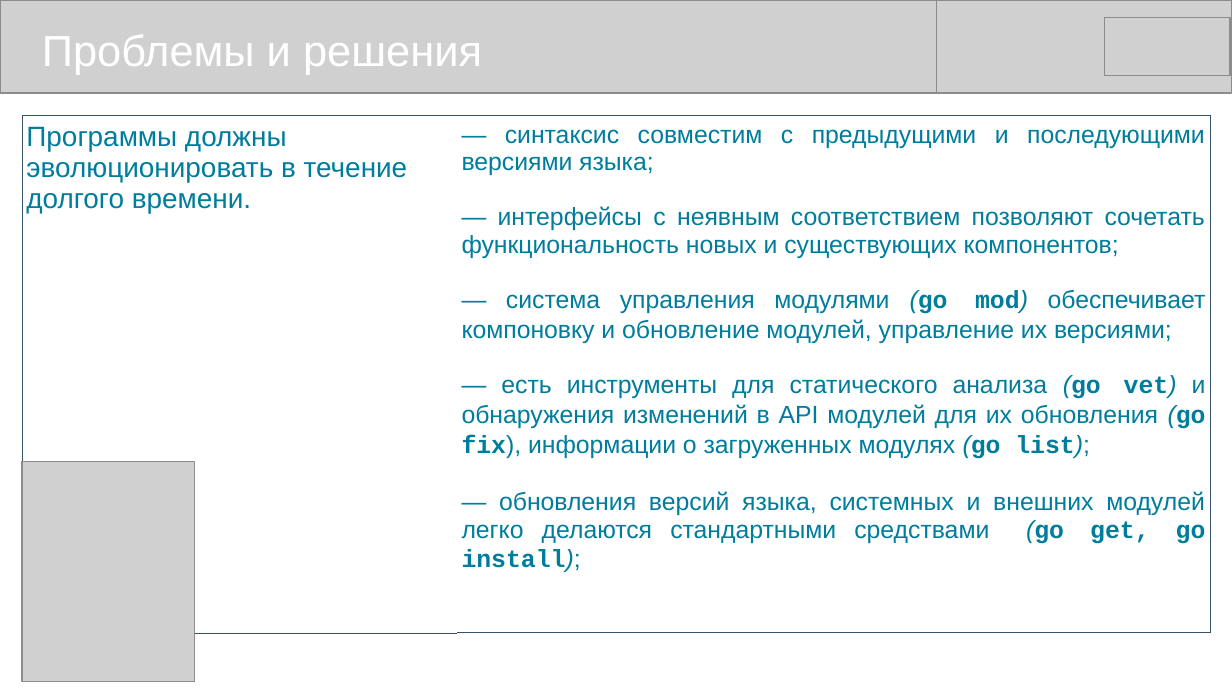
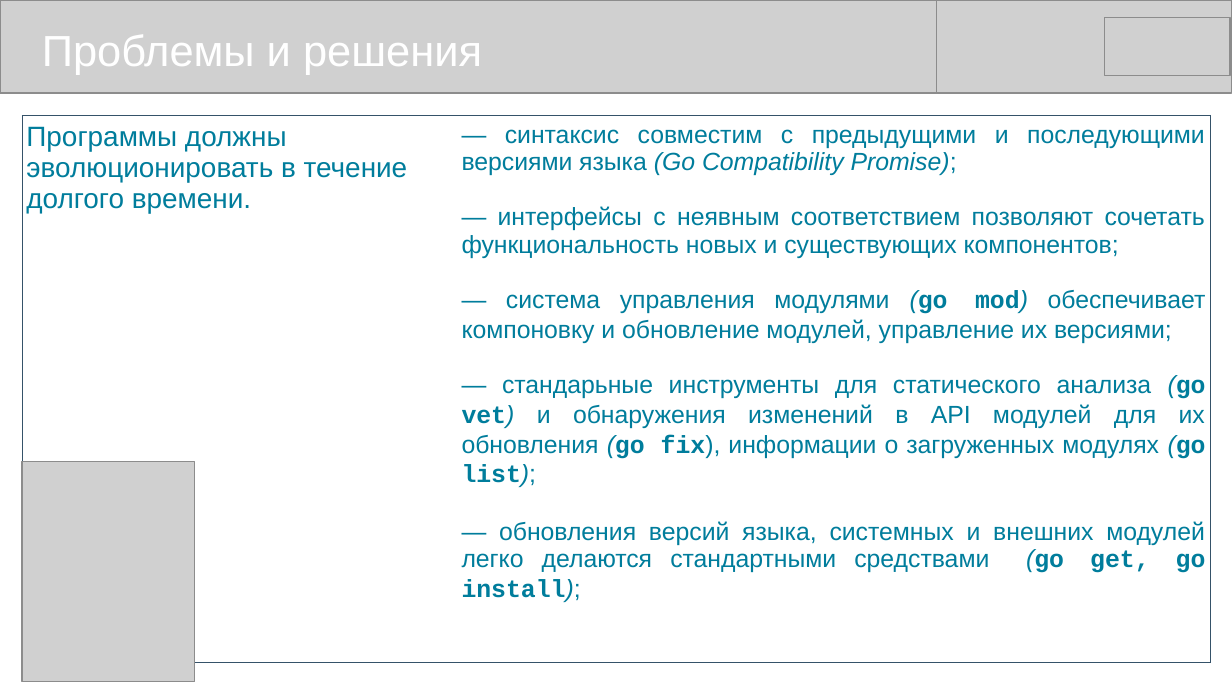
Before and after one commit to mike-shock/Go_language, a slide deck: slide 10 of view/Go_View.odp. Drawn at 1232x693 pixels with LibreOffice and Linux fonts; fonts in the diff are those of the drawing; grey boxes stand for pictures. Boxes give left, top, right and bottom in pixels: in the first picture for what was removed or moved away, otherwise in the second. Text is boxed around its words. In the diff, an @@ line names an element or a change of style, - is before the commit and + after.

```diff
--- a/view/Go_View.odp
+++ b/view/Go_View.odp
@@ table at (22,115,1211,636) @@
-row 1, column 2: — синтаксис совместим с предыдущими и последующими версиями языка; / — интерфейсы с неявным соответствием позволяют сочетать функциональность новых и существующих компонентов; / — система управления модулями (go mod) обеспечивает компоновку и обновление модулей, управление их версиями; / — есть инструменты для статического анализа (go vet) и обнаружения изменений в API модулей для их обновления (go fix), информации о загруженных модулях (go list); / — обновления версий языка, системных и внешних модулей легко делаются стандартными средствами (go get, go install);
+row 1, column 2: — синтаксис совместим с предыдущими и последующими версиями языка (Go Compatibility Promise); / — интерфейсы с неявным соответствием позволяют сочетать функциональность новых и существующих компонентов; / — система управления модулями (go mod) обеспечивает компоновку и обновление модулей, управление их версиями; / — стандарьные инструменты для статического анализа (go vet) и обнаружения изменений в API модулей для их обновления (go fix), информации о загруженных модулях (go list); / — обновления версий языка, системных и внешних модулей легко делаются стандартными средствами (go get, go install);
```
Also in this commit, not shown: 12 other slides changed, 3 other files.
